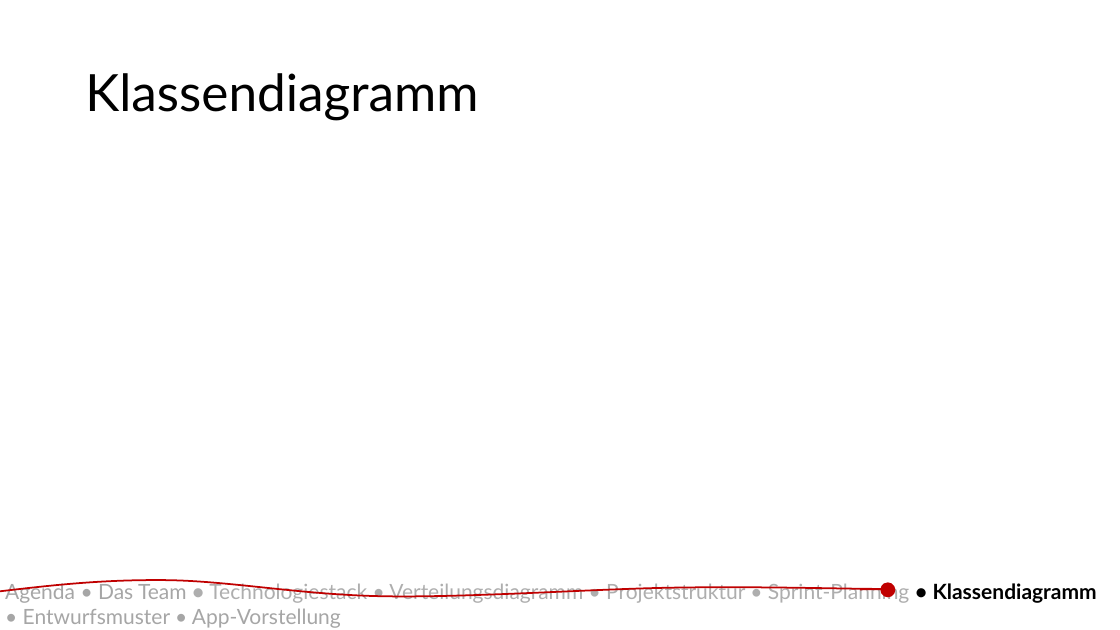
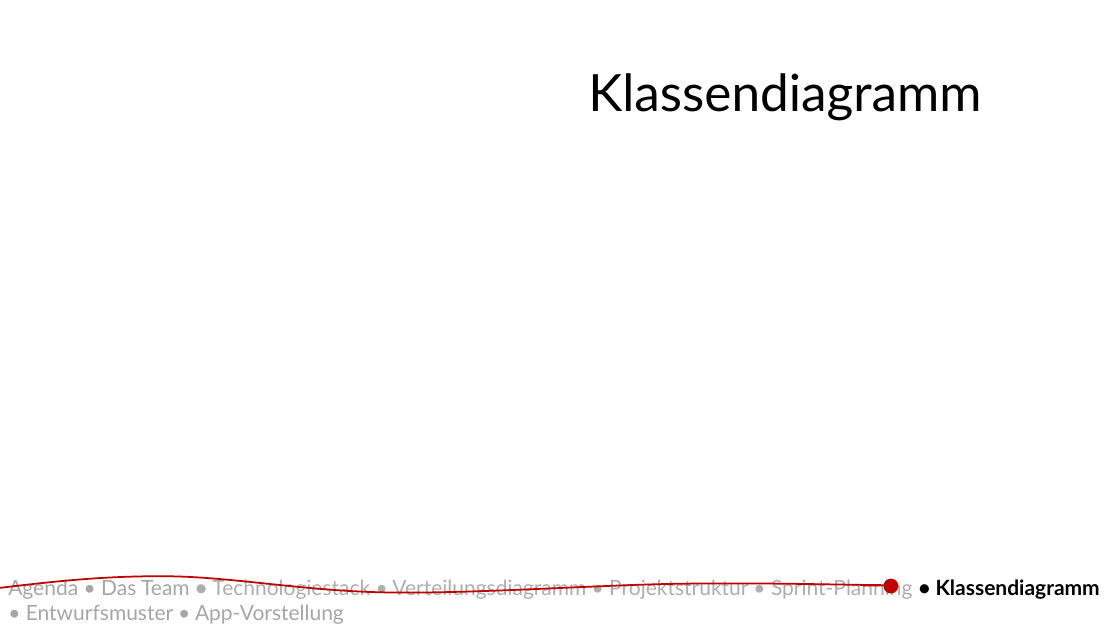
Before and after one commit to BenjaminBrxun/sonar, a slide deck: slide 15 of documentation/Präsentation_SWT2.pptm (slide 11 before the commit). Drawn at 1120x630 pixels with LibreOffice and Linux fonts; fonts in the diff are those of the drawing; background and template pictures are left out. Boxes give left, top, right and bottom in pixels: in the first picture for what was removed or moved away, otherwise in the second. Text is boxed around its words. In the diff, an @@ line names an element or a change of style, - is before the commit and + after.

```diff
--- a/documentation/Präsentation_SWT2.pptm
+++ b/documentation/Präsentation_SWT2.pptm
@@ title "Klassendiagramm": place and size @@
-title "Klassendiagramm" at [85,73,478,120]
+title "Klassendiagramm" at [588,73,981,120]
@@ 1 text, 1 ellipse, 1 freeform shape: place and size @@
-1 text, 1 ellipse, 1 freeform shape at [0,581,1097,628]
+1 text, 1 ellipse, 1 freeform shape at [0,576,1100,624]
```
Also in this commit, not shown: 4 other slides changed, 9 slides added.
